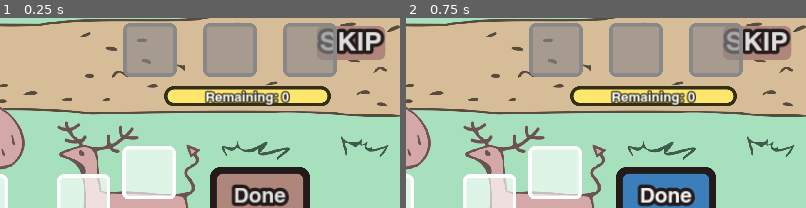
Above: before the commit, frames 1-2 (left to right).
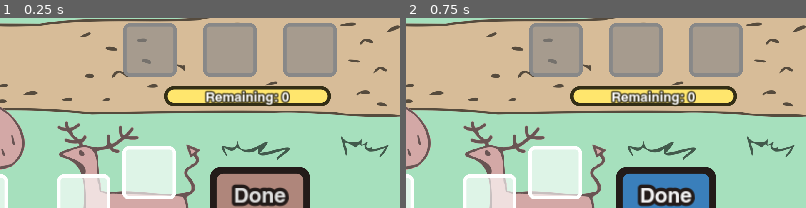
Above: after the commit, the same moments.

Repository: Sugo98/godot-77
Game: Godot game, scene res://game_logic/basic_level.tscn
The game is run twice, just before and just after one commit, with the same random seed, the same clock (stepped at 60 frames per second) and the same inputs. This scene is started directly instead of the project's main scene.
Inputs:
- Up to frame 1 (0.25 s): no input
- Up to frame 2 (0.75 s): click "Done" at 0.5 s
The pictures show only the part of the screen within x 50-100%, y 41-91%; the shares and areas given below are measured in that part.

The runs differ from the first frame. In frame 1, 2.6% of the frame differs, in the area x 79-97%, y 4-23%; in frame 2, 2.6%.
Error in both runs: Invalid access to property or key 'wood_slots' on a base object of type 'Nil'. (res://game_logic/basic_level_logic.gd:71)

Commit message:
solve bug 1

Diff:
--- a/dice_logic/dice_slot.gd
+++ b/dice_logic/dice_slot.gd
@@ -27,6 +27,8 @@
 		var item = get_child(0)
 		if item == data:
 			return
+		if not is_shopping and data.hero_owner == item.hero_owner:
+			return false
 		if is_shopping:
 			item.get_parent().remove_child(item)
 		else:
--- a/game_logic/basic_level.tscn
+++ b/game_logic/basic_level.tscn
@@ -62,7 +62,7 @@
 corner_radius_bottom_right = 16
 corner_radius_bottom_left = 16
 
-[node name="BasicLevel" type="Control" node_paths=PackedStringArray("road_label", "road_progress_bar", "sfx", "obstacle", "desert_icon", "bridge_icon", "you_died", "lose_button")]
+[node name="BasicLevel" type="Control" node_paths=PackedStringArray("road_label", "road_progress_bar", "sfx", "desert_icon", "bridge_icon", "you_died", "lose_button")]
 layout_mode = 3
 anchors_preset = 15
 anchor_right = 1.0
@@ -74,7 +74,6 @@
 road_label = NodePath("Road/DistanceLabel")
 road_progress_bar = NodePath("Road")
 sfx = [NodePath("Node/Fireball"), NodePath("Node/Icewall")]
-obstacle = NodePath("Obstacle")
 desert_icon = NodePath("DesertIcon")
 bridge_icon = NodePath("BrokenBridge")
 you_died = NodePath("YouDied")
@@ -384,6 +383,7 @@
 bus = &"Music"
 
 [node name="Button" type="Button" parent="."]
+visible = false
 layout_mode = 0
 offset_left = 1720.0
 offset_top = 562.0
--- a/game_logic/basic_level_logic.gd
+++ b/game_logic/basic_level_logic.gd
@@ -20,7 +20,7 @@
 @export var sfx : Array[AudioStreamPlayer]
 @onready var animation_timer: Timer = $AnimationTimer
 @onready var blocker: Control = $Blocker
-@export var obstacle : PanelContainer
+@export var obstacle_icon : PanelContainer
 @export var desert_icon : PanelContainer
 @export var bridge_icon : PanelContainer
 @export var you_died : ColorRect
@@ -82,8 +82,8 @@
 		else:
 			slot.hide()
 	if data.road_obstacle:
-		obstacle.show()
-		obstacle.tooltip_text = "%s\n%s" % [tr("ROAD_OBSTACLE"), tr("ROAD_OBSTACLE_DESC")]
+		obstacle_icon.show()
+		obstacle_icon.tooltip_text = "%s\n%s" % [tr("ROAD_OBSTACLE"), tr("ROAD_OBSTACLE_DESC")]
 	if data.food_consumption > 2:
 		desert_icon.show()
 		desert_icon.tooltip_text = "%s\n%s" % [tr("DESERT_ICON"), tr("DESERT_ICON_DESC")]
@@ -438,7 +438,7 @@
 	tween.tween_property(road_slots_container, "modulate:a", 0, t)
 	tween.tween_property(caravan_slots_container, "modulate:a", 0, t)
 	tween.tween_property(road_progress_bar, "modulate:a",0,t)
-	tween.tween_property(obstacle, "modulate:a",0,t)
+	tween.tween_property(obstacle_icon, "modulate:a",0,t)
 	await wait_time(t)
 
 func game_over():
--- a/game_logic/end_game.gd
+++ b/game_logic/end_game.gd
@@ -23,7 +23,7 @@
 
 
 # Called every frame. 'delta' is the elapsed time since the previous frame.
-func _process(delta: float) -> void:
+func _process(_delta: float) -> void:
 	pass
 
 func create_night_sky():
--- a/game_logic/text_feedback.gd
+++ b/game_logic/text_feedback.gd
@@ -21,3 +21,4 @@
 	tween.tween_property(self, "position:y", position.y-up_to, t/2)
 	tween.tween_property(self, "modulate:a", 0, t)
 	await tween.finished
+	queue_free()
--- a/game_logic/tutorial.tscn
+++ b/game_logic/tutorial.tscn
@@ -328,6 +328,7 @@
 text = "PAGE3_TEXT2"
 
 [node name="ReferenceRect" type="ReferenceRect" parent="PageControl/Page3_2"]
+layout_mode = 0
 offset_left = 760.0
 offset_top = 341.0
 offset_right = 1046.0
@@ -390,6 +391,7 @@
 text = "PAGE3_TEXT2"
 
 [node name="ReferenceRect" type="ReferenceRect" parent="PageControl/Page3_3"]
+layout_mode = 0
 offset_left = 704.0
 offset_top = 602.0
 offset_right = 960.0
@@ -452,6 +454,7 @@
 text = "PAGE3_TEXT2"
 
 [node name="ReferenceRect" type="ReferenceRect" parent="PageControl/Page3_4"]
+layout_mode = 0
 offset_left = 964.0
 offset_top = 655.0
 offset_right = 1219.0
@@ -506,6 +509,7 @@
 text = "PAGE3_TEXT2"
 
 [node name="ReferenceRect" type="ReferenceRect" parent="PageControl/Page3_5"]
+layout_mode = 0
 offset_left = 984.0
 offset_top = 169.0
 offset_right = 1252.0
@@ -551,6 +555,7 @@
 text = "PAGE3_TEXT2"
 
 [node name="PAGE3_TEXT7" type="RichTextLabel" parent="PageControl/Page3_6"]
+layout_mode = 0
 offset_left = 1240.0
 offset_top = 312.0
 offset_right = 1719.0
@@ -559,6 +564,7 @@
 text = "PAGE3_TEXT8"
 
 [node name="ReferenceRect" type="ReferenceRect" parent="PageControl/Page3_6"]
+layout_mode = 0
 offset_left = 1153.0
 offset_top = 517.0
 offset_right = 1449.0
@@ -604,6 +610,7 @@
 text = "PAGE3_TEXT2"
 
 [node name="ReferenceRect" type="ReferenceRect" parent="PageControl/Page3_7"]
+layout_mode = 0
 offset_left = 1181.0
 offset_top = 686.0
 offset_right = 1391.0
